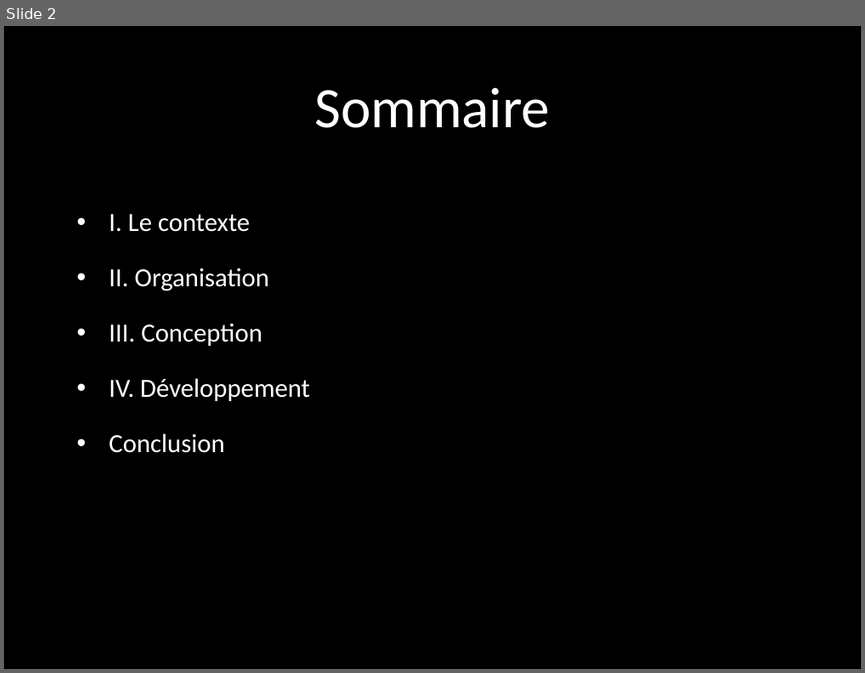
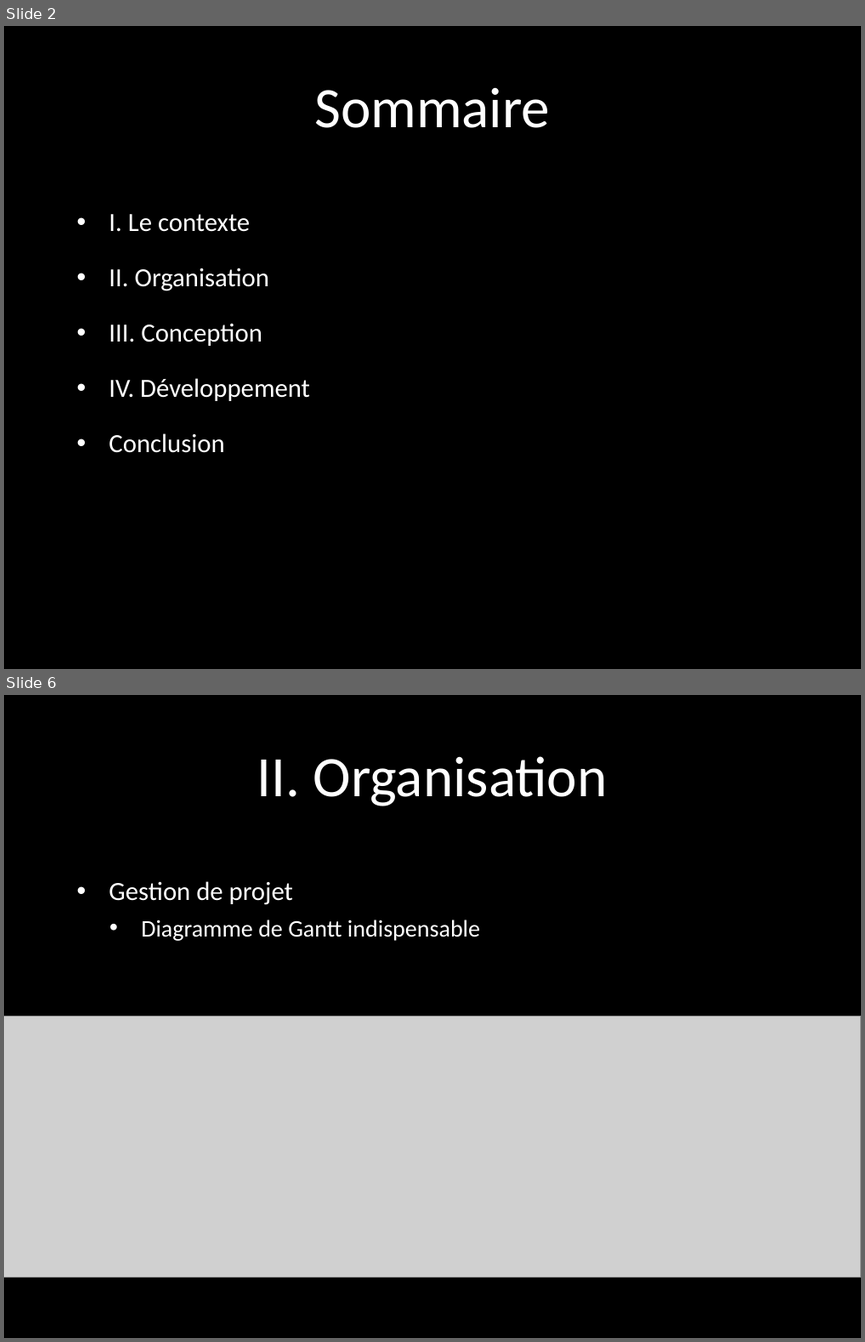
Before and after one commit to 0xclem/PricingComparator, a slide deck: Documents/Soutenance/slide.pptx. Shown one above the other, each under a label of ours: slide 2 before the commit, slides 2 and 6 after it; the slides between them are not shown. The pictures are 865x673 and 865x1342 pixels, drawn with LibreOffice and Linux fonts; fonts in the diff are those of the drawing; grey boxes stand for pictures; background and template pictures are left out. Boxes give left, top, right and bottom in pixels: in the first picture for what was removed or moved away, otherwise in the second. Text is boxed around its words. In the diff, an @@ line names an element or a change of style, - is before the commit and + after.

```diff
--- a/Documents/Soutenance/slide.pptx
+++ b/Documents/Soutenance/slide.pptx
@@ slide 6 added at (x1=4, y1=695, x2=861, y2=1338), background picture (left out) @@
@@ title added at (x1=257, y1=756, x2=608, y2=806), 48 pt, text #FFFFFF @@
+II. Organisation
@@ text added at (x1=109, y1=881, x2=480, y2=941), 20 pt, text #FFFFFF @@
+• Gestion de projet
+  • Diagramme de Gantt indispensable
@@ picture added at (x1=4, y1=1015, x2=861, y2=1276) @@
```
Also in this commit, not shown: 1 slide changed, 4 other slides added, 5 slides removed.
